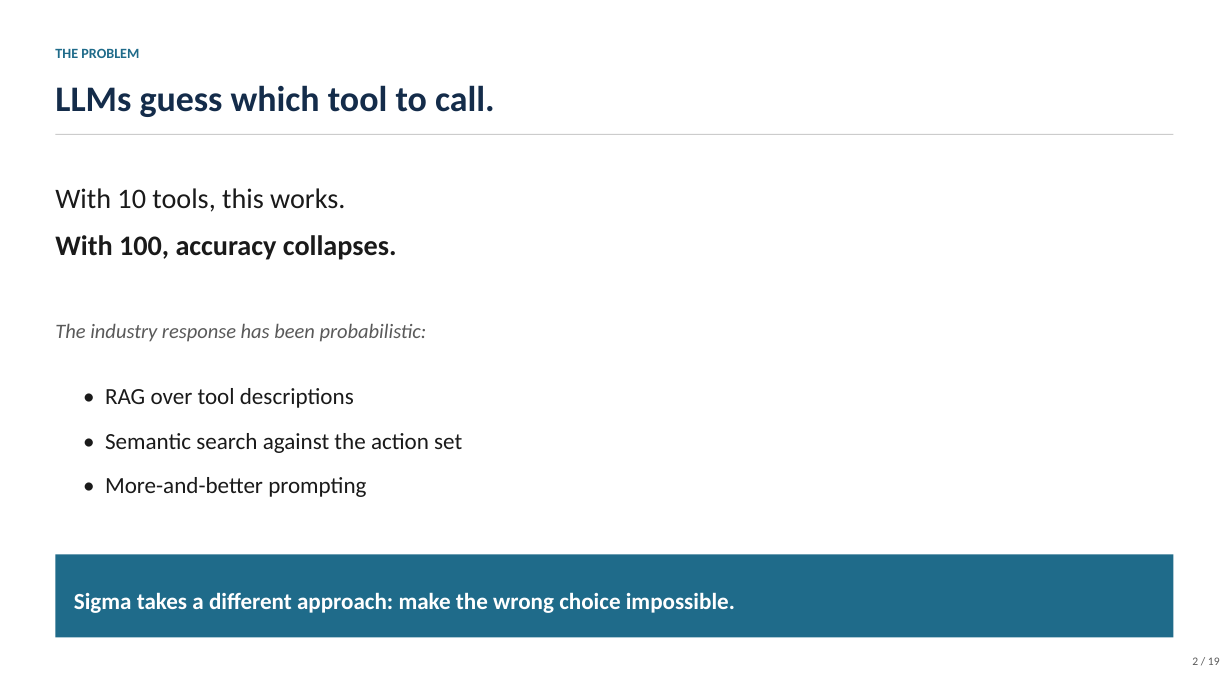
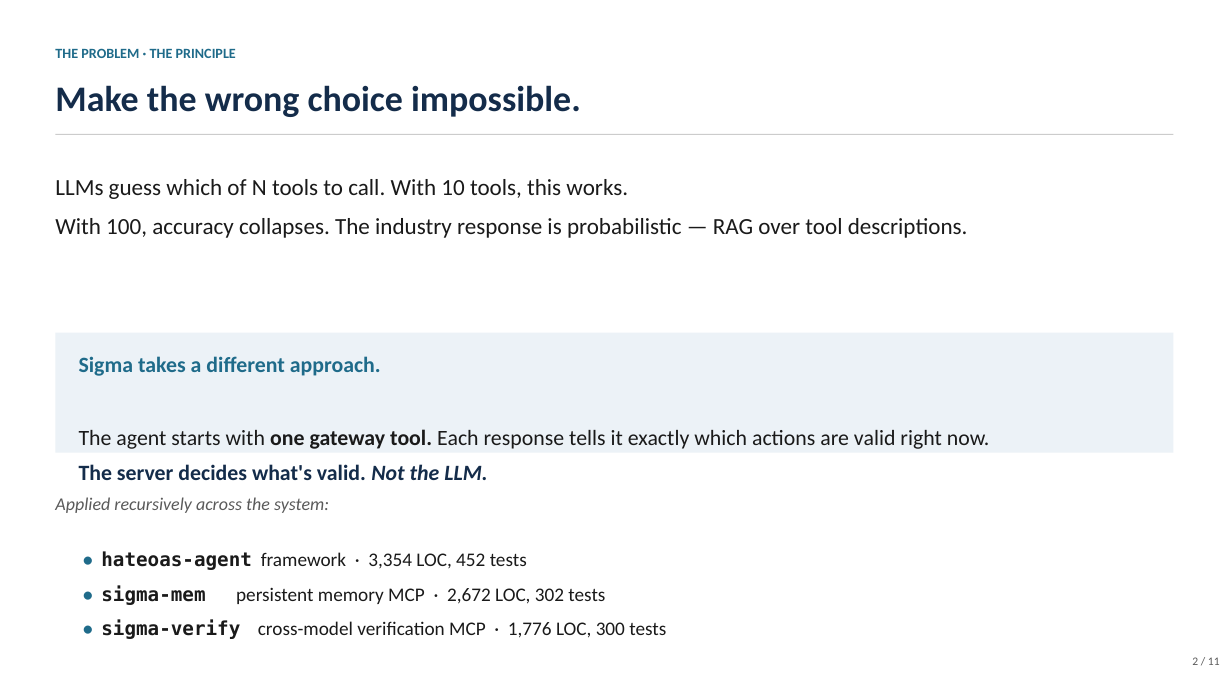
Before and after one commit to coloradored13/sigma-system-overview, a slide deck: slide 2 of sigma-system-demo.pptx. Drawn at 1232x693 pixels with LibreOffice and Linux fonts; fonts in the diff are those of the drawing. Boxes give left, top, right and bottom in pixels: in the first picture for what was removed or moved away, otherwise in the second. Text is boxed around its words. In the diff, an @@ line names an element or a change of style, - is before the commit and + after.

```diff
--- a/sigma-system-demo.pptx
+++ b/sigma-system-demo.pptx
@@ text at (55,48,236,58): text changed @@
-THE PROBLEM
+THE PROBLEM · THE PRINCIPLE
@@ text at (55,85,581,117): text changed @@
-LLMs guess which tool to call.
+Make the wrong choice impossible.
@@ text at (55,179,968,238): text changed; size 22 to 18 pt; bold off @@
-With 10 tools, this works.
-With 100, accuracy collapses.
+LLMs guess which of N tools to call. With 10 tools, this works.
+With 100, accuracy collapses. The industry response is probabilistic — RAG over tool descriptions.
@@ text removed at (55,323,427,342) @@
-The industry response has been probabilistic:
@@ rectangle added at (55,333,1174,453), fill #ECF2F7 @@
@@ text at (79,356,990,480): text changed; size 18 to 17 pt; bold on @@
-• RAG over tool descriptions
-• Semantic search against the action set
-• More-and-better prompting
+Sigma takes a different approach.
+The agent starts with one gateway tool. Each response tells it exactly which actions are valid right now.
+The server decides what's valid. Not the LLM.
@@ text added at (55,497,329,513), 14 pt, text #5A5A5A, italic @@
+Applied recursively across the system:
@@ text "• hateoas-agent framework · 3,354 ..." at (101,551,666,639): vertical alignment middle to top @@
@@ rectangle removed at (55,555,1174,638) @@
@@ text at (101,551,666,639): text changed; size 18 to 15 pt; text colour #FFFFFF to #1A1A1A; bold off @@
-Sigma takes a different approach: make the wrong choice impossible.
+• hateoas-agent framework · 3,354 LOC, 452 tests
+• sigma-mem persistent memory MCP · 2,672 LOC, 302 tests
+• sigma-verify cross-model verification MCP · 1,776 LOC, 300 tests
@@ text at (1192,657,1220,665): text changed @@
-2 / 19
+2 / 11
```
Also in this commit, not shown: 7 other slides changed, 2 slides added, 10 slides removed.
